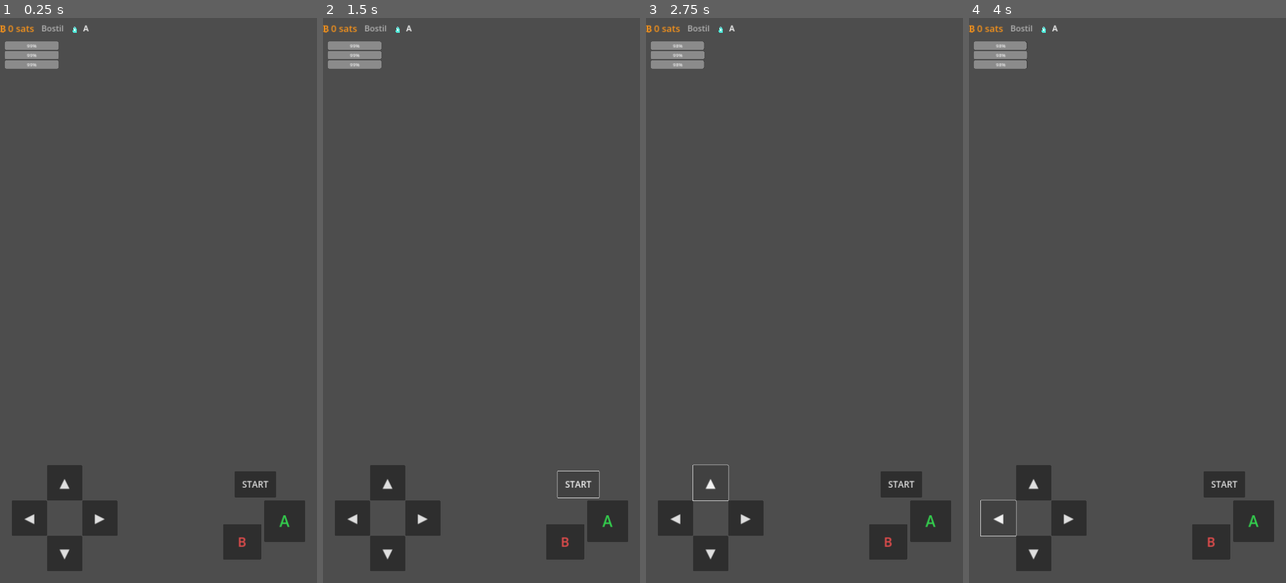
Above: before the commit, frames 1-4 (left to right).
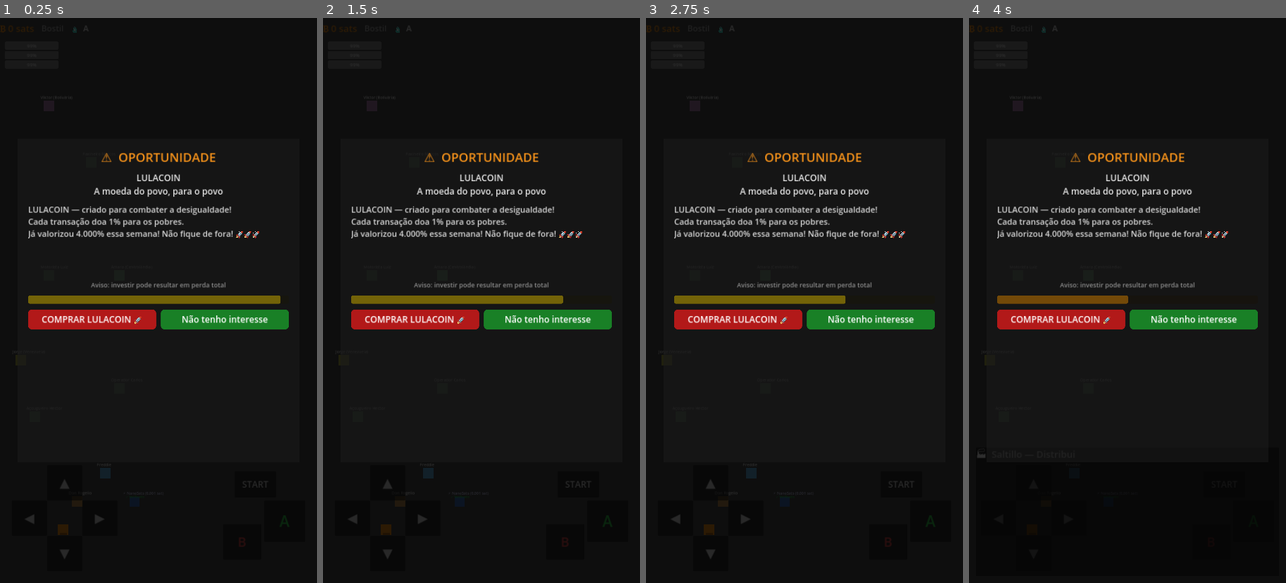
Above: after the commit, the same moments.

Repository: Unknown-brazilian/borderless-freedom-rpg
Game: Godot game, scene res://scenes/world/d6_saltillo.tscn
Same seed, same stepped clock (60 frames per second), same inputs: the game is played once before the commit and once after it. This scene is started directly instead of the project's main scene.
Inputs:
- Up to frame 1 (0.25 s): no input
- Up to frame 2 (1.5 s): click "START" at 0.5 s; click "START" at 1.25 s
- Up to frame 3 (2.75 s): click "▲" at 2 s
- Up to frame 4 (4 s): click "▼" at 2.75 s; click "◀" at 3.5 s

The runs differ from the first frame. In frame 1, 99% of the frame differs, in the area x 0-100%, y 0-100%; in frame 2, 99%; in frame 3, 99%; in frame 4, 99%.
Error before the commit: Parse Error: Expected closing "]" after array elements. (res://scripts/world/d6_saltillo.gd:120)
Error after the commit: Invalid assignment of property or key 'patrol_waypoints' with value of type 'Array' on a base object of type 'CharacterBody2D (enemy_patrol.gd)'. (res://script…

Commit message:
feat: original chiptune music + fix d6_saltillo parse error
- 8 trilhas chiptune originais geradas (ondas quadradas/triangulares estilo GameBoy LR35902)
  menu (24s), battle (5.5s loop), dungeon (10.7s), boss (6.9s),
  ending (27s), ending_sovereign (9.6s), game_over (10s), transition (1.8s)
- Todos os assets de música reimportados pelo Godot headless (sprites também)
- d6_saltillo.gd: fix aspas sem escape na linha de diálogo do Don Rogelio

Co-Authored-By: Claude Sonnet 4.6 <noreply@anthropic.com>

Diff:
--- a/scripts/world/d6_saltillo.gd
+++ b/scripts/world/d6_saltillo.gd
@@ -117,7 +117,7 @@
 			# Pagamento parcial e avança semana — evita softlock
 			var partial := int(SAT_PER_WEEK * float(_tasks_this_week) / float(_tasks_needed))
 			SatEconomy.add_sats(partial, "pagamento_parcial")
-			DialogueManager.start(["Don Rogelio: "Semana encerrada. %d sats parciais."" % partial])
+			DialogueManager.start(["Don Rogelio: \"Semana encerrada. %d sats parciais.\"" % partial])
 			await DialogueManager.dialogue_finished
 			_start_work_week()
 	)
Not shown, changed: audio/music/battle.ogg
Not shown, changed: audio/music/boss.ogg
Not shown, changed: audio/music/dungeon.ogg
Not shown, changed: audio/music/ending.ogg
Not shown, changed: audio/music/ending_sovereign.ogg
Not shown, changed: audio/music/game_over.ogg
Not shown, changed: audio/music/menu.ogg
Not shown, changed: audio/music/transition.ogg
